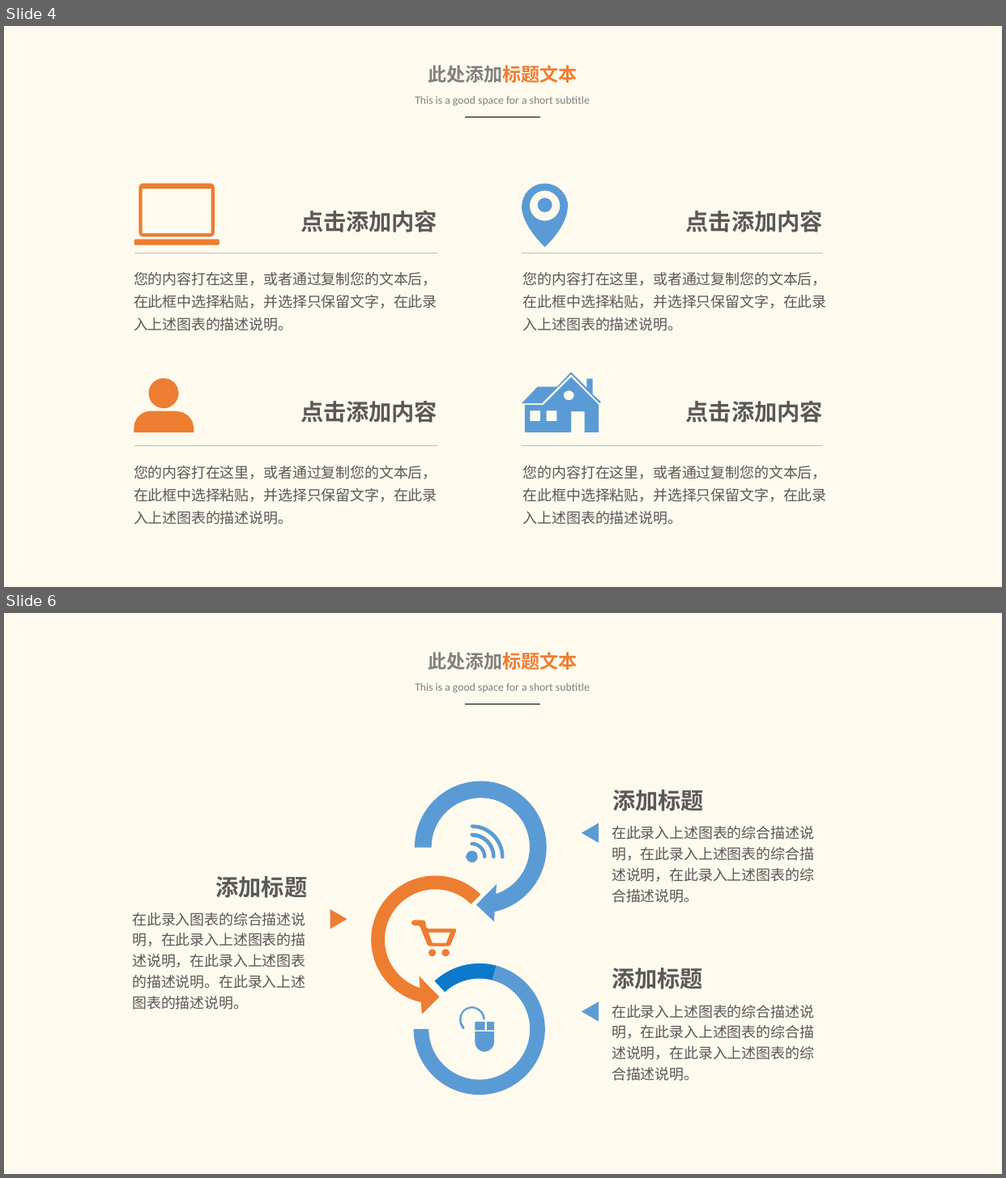
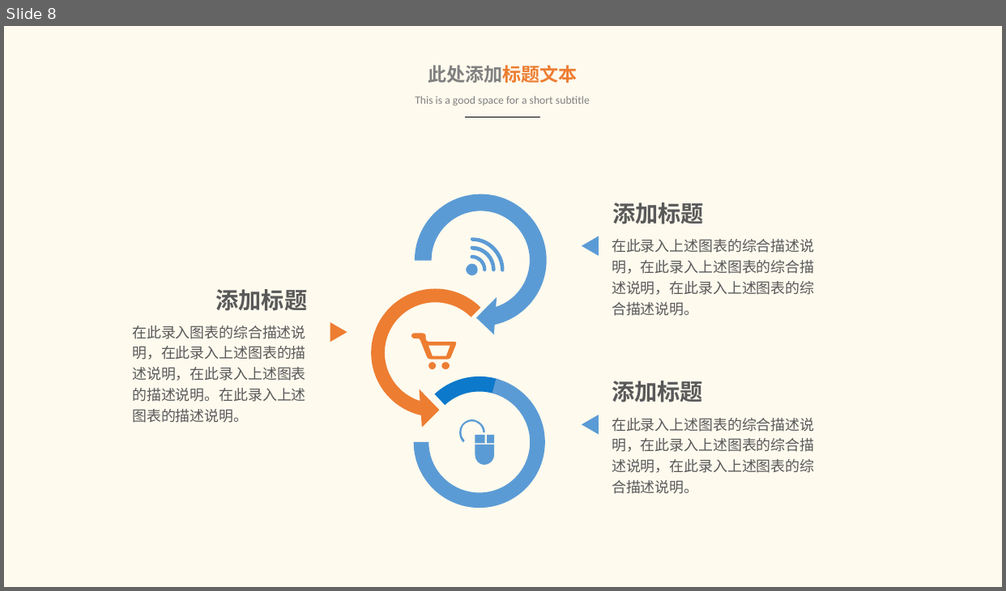
Before and after one commit to king1314okok/littlejsDesign, a slide deck: littleJS/论文/021115213 王毅 答辩PPT.pptx. Shown one above the other, each under a label of ours: slides 4 and 6 before the commit, slide 8 after it; the slides between them are not shown. The pictures are 1006x1178 and 1006x591 pixels, drawn with LibreOffice and Linux fonts; fonts in the diff are those of the drawing. Boxes give left, top, right and bottom in pixels: in the first picture for what was removed or moved away, otherwise in the second. Text is boxed around its words. In the diff, an @@ line names an element or a change of style, - is before the commit and + after.

```diff
--- a/littleJS/论文/021115213 王毅 答辩PPT.pptx
+++ b/littleJS/论文/021115213 王毅 答辩PPT.pptx
@@ slide 4 removed at bbox=[4, 26, 1002, 587], background #FEFAEE @@
@@ text removed at bbox=[428, 65, 577, 83] @@
-此处添加标题文本
@@ text removed at bbox=[415, 96, 590, 105] @@
-This is a good space for a short subtitle
@@ line removed from (465, 118) to (541, 118) @@
@@ freeform shape removed at bbox=[134, 184, 219, 246] @@
@@ freeform shape removed at bbox=[522, 184, 568, 248] @@
@@ text removed at bbox=[300, 211, 437, 233] @@
-点击添加内容
@@ text removed at bbox=[686, 211, 823, 233] @@
-点击添加内容
@@ line removed from (134, 253) to (438, 253) @@
@@ line removed from (522, 253) to (823, 253) @@
@@ text removed at bbox=[134, 272, 437, 331] @@
-您的内容打在这里，或者通过复制您的文本后，在此框中选择粘贴，并选择只保留文字，在此录入上述图表的描述说明。
@@ text removed at bbox=[523, 272, 827, 331] @@
-您的内容打在这里，或者通过复制您的文本后，在此框中选择粘贴，并选择只保留文字，在此录入上述图表的描述说明。
@@ freeform shape removed at bbox=[134, 378, 194, 432] @@
@@ freeform shape removed at bbox=[522, 373, 601, 433] @@
@@ text removed at bbox=[300, 401, 437, 423] @@
-点击添加内容
@@ text removed at bbox=[686, 401, 823, 423] @@
-点击添加内容
@@ line removed from (134, 446) to (438, 446) @@
@@ line removed from (522, 446) to (823, 446) @@
@@ text removed at bbox=[134, 466, 437, 525] @@
-您的内容打在这里，或者通过复制您的文本后，在此框中选择粘贴，并选择只保留文字，在此录入上述图表的描述说明。
@@ text removed at bbox=[523, 466, 827, 525] @@
-您的内容打在这里，或者通过复制您的文本后，在此框中选择粘贴，并选择只保留文字，在此录入上述图表的描述说明。
@@ what was slide 6 is now slide 8 @@
```
Also in this commit, not shown: 3 slides changed, 4 slides added, 1 other slide removed, 1 other file.
